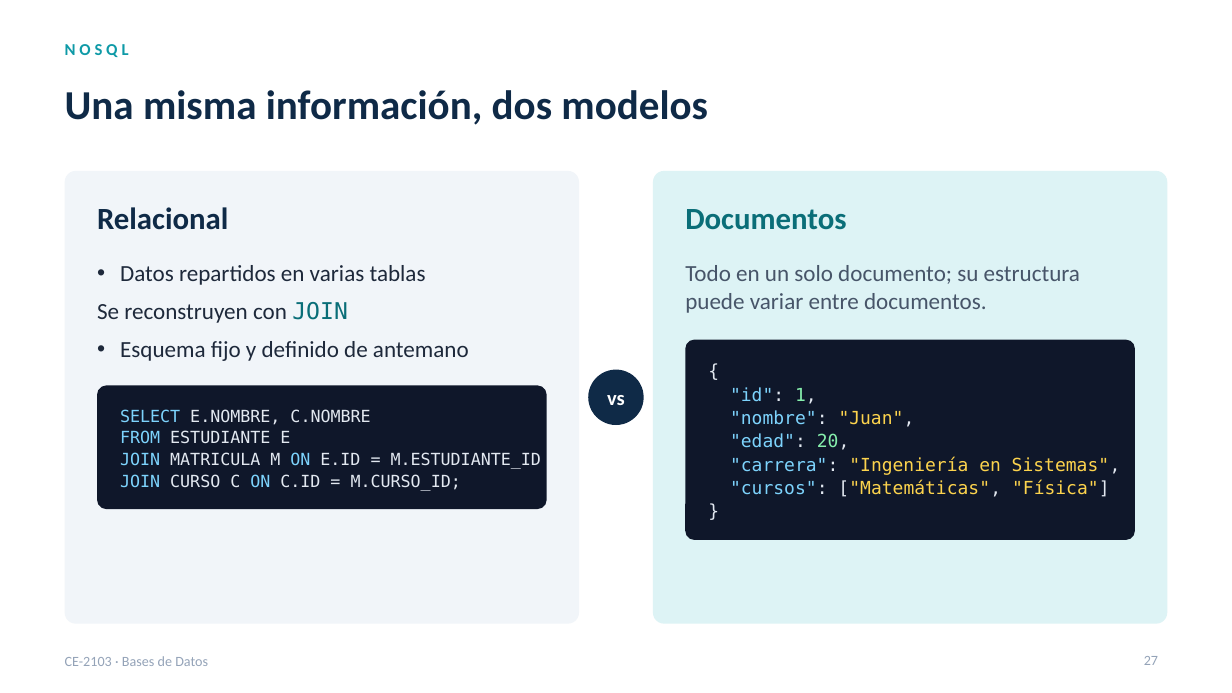
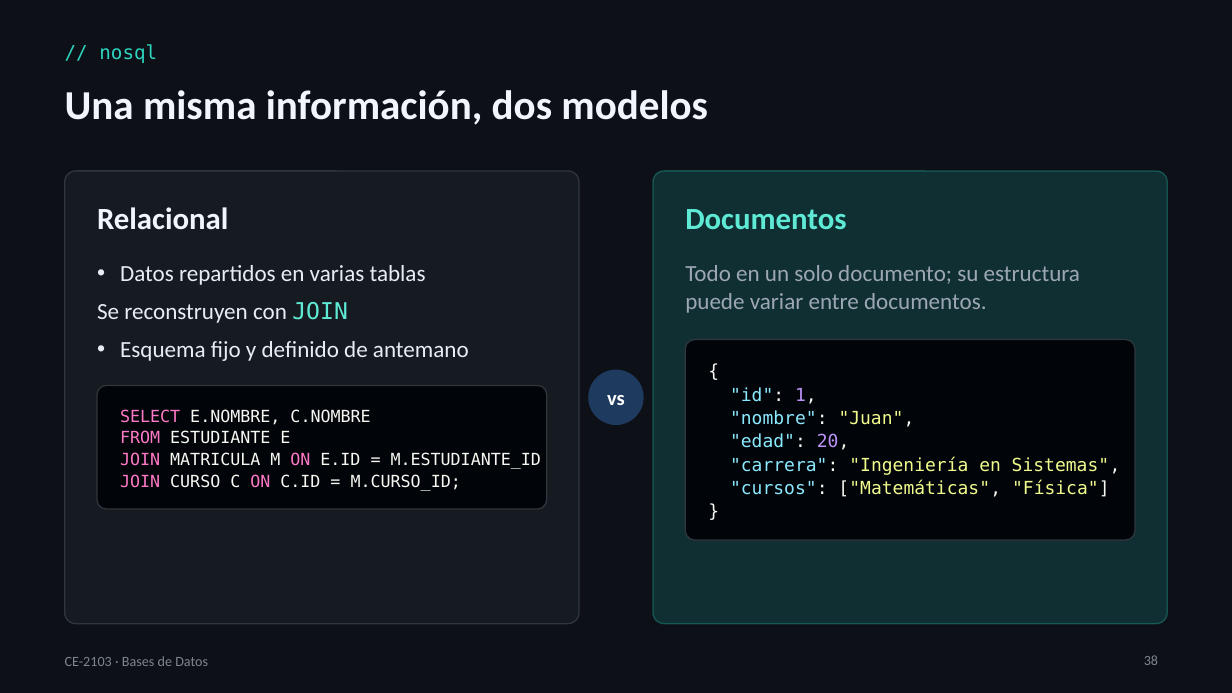
Before and after one commit to itcr-computer-engineering/data-structures-and-algorithms, a slide deck: slide 38 of presentaciones/ce-2103/Lección 08 - Bases de Datos.pptx (slide 27 before the commit). Drawn at 1232x693 pixels with LibreOffice and Linux fonts; fonts in the diff are those of the drawing. Boxes give left, top, right and bottom in pixels: in the first picture for what was removed or moved away, otherwise in the second. Text is boxed around its words. In the diff, an @@ line names an element or a change of style, - is before the commit and + after.

```diff
--- a/presentaciones/ce-2103/Lección 08 - Bases de Datos.pptx
+++ b/presentaciones/ce-2103/Lección 08 - Bases de Datos.pptx
@@ background #FFFFFF to #0D1117 @@
@@ text "// nosql" at box(99, 44, 157, 63): vertical alignment top to middle @@
@@ text at box(99, 44, 157, 63): text changed; size 13 to 15 pt; font Calibri to DejaVu Sans Mono; text colour #0E9AA7 to #2DD4BF; bold off @@
-NOSQL
+// nosql
@@ text "Una misma información, dos modelos" at box(65, 90, 708, 125): text colour #0F2A47 to #F0F6FC @@
@@ rounded rectangle at box(65, 171, 579, 624): fill #F1F5F9 to #161B22; outline none to #30363D 1 pt @@
@@ rounded rectangle at box(653, 171, 1168, 624): fill #DDF3F5 to #0F2F33; outline none to #2DD4BF 1 pt @@
@@ text "Relacional" at box(97, 207, 228, 230): text colour #0F2A47 to #F0F6FC @@
@@ text "Documentos" at box(685, 209, 846, 229): text colour #0A6E78 to #5EEAD4 @@
@@ text "Datos repartidos en varias tablas" at box(97, 265, 469, 361): text colour #1E293B to #E6EDF3; text colour #0A6E78 to #5EEAD4 in "JOIN" @@
@@ text "Todo en un solo documento; ..." at box(685, 265, 1080, 313): text colour #475569 to #9DA7B3 @@
@@ rounded rectangle at box(686, 339, 1136, 540): fill #0F172A to #010409; outline none to #30363D 1 pt @@
@@ text "{" at box(730, 387, 1121, 497): text colour #E2E8F0 to #F8F8F2 in "{", ""id": 1,", ""nombre": "Juan",", ""edad": 20," and 3 more places; text colour #7DD3FC to #8BE9FD in ""id":", ""nombre":", ""edad":", ""carrera":" and 1 more places; text colour #86EFAC to #BD93F9 in "1,", "20,"; text colour #FCD34D to #F1FA8C in ""Juan",", ""Ingeniería en Sistemas",", "["Matemáticas", "Física"]" @@
@@ rounded rectangle at box(97, 385, 547, 509): fill #0F172A to #010409; outline none to #30363D 1 pt @@
@@ ellipse "vs" at box(589, 370, 644, 425): fill #0F2A47 to #1F3A5F @@
@@ text "SELECT E.NOMBRE, C.NOMBRE" at box(120, 409, 541, 491): text colour #7DD3FC to #FF79C6 in "SELECT", "FROM", "JOIN ON", "JOIN ON"; text colour #E2E8F0 to #F8F8F2 in "E.NOMBRE, C.NOMBRE", "ESTUDIANTE E", "MATRICULA M E.ID = M.ESTUDIANTE_ID", "CURSO C C.ID = M.CURSO_ID;" @@
@@ text "CE-2103 · Bases de Datos" at box(65, 656, 208, 666): text colour #94A3B8 to #7D8590 @@
@@ page number at box(1144, 655, 1158, 665): text changed; text colour #94A3B8 to #7D8590 @@
-27
+38
```
Also in this commit, not shown: 29 other slides changed, 11 slides added, 8 other files.
